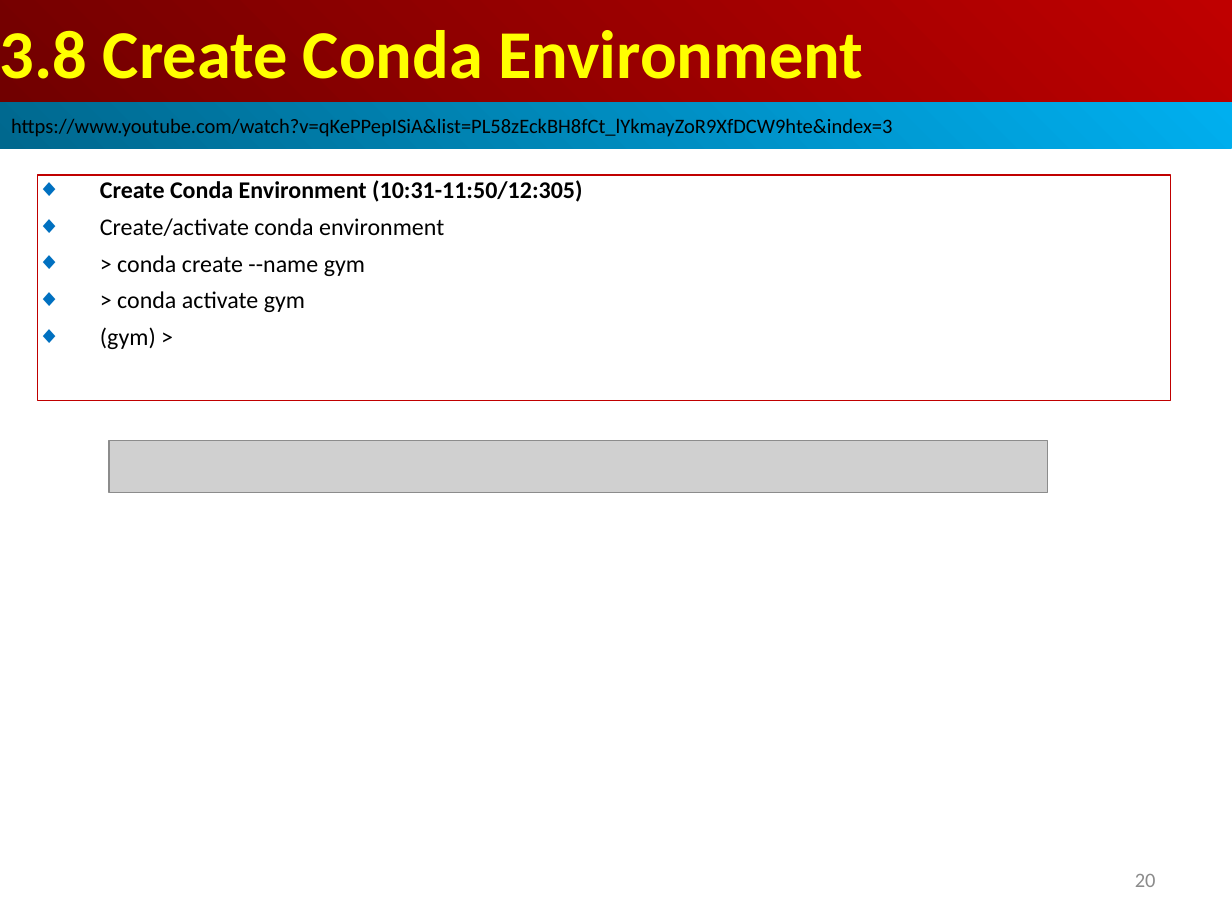
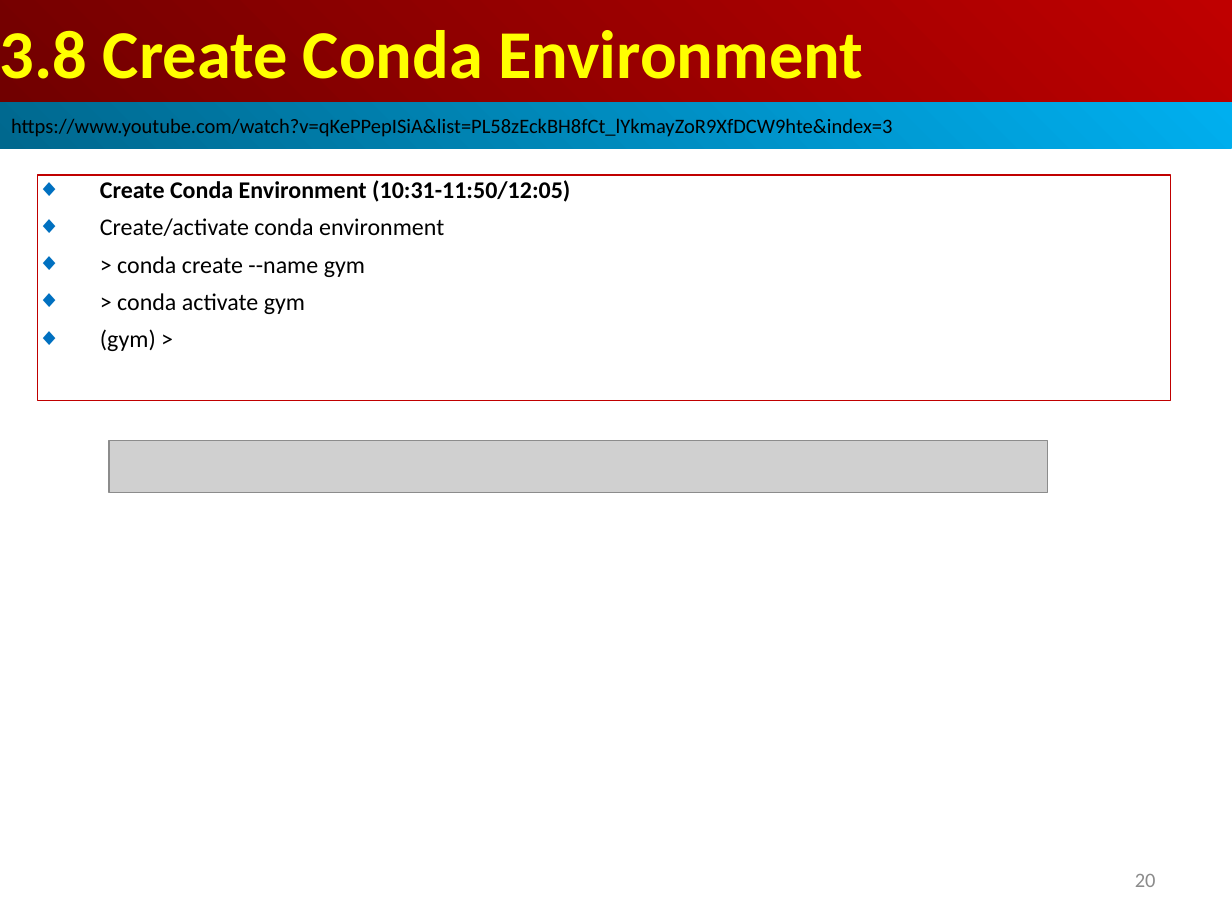
Before and after one commit to peterhchen/AIU_CS513_DRL, a slide deck: slide 20 of 000_DRL_JC/003_CNN_DQL/001_Video/003.05_CNN_DQN_Code.ppt. Drawn at 1232x924 pixels with LibreOffice and Linux fonts; fonts in the diff are those of the drawing; grey boxes stand for pictures. Boxes give left, top, right and bottom in pixels: in the first picture for what was removed or moved away, otherwise in the second. Text is boxed around its words. In the diff, an @@ line names an element or a change of style, - is before the commit and + after.

```diff
--- a/000_DRL_JC/003_CNN_DQL/001_Video/003.05_CNN_DQN_Code.ppt
+++ b/000_DRL_JC/003_CNN_DQL/001_Video/003.05_CNN_DQN_Code.ppt
@@ text in rectangle at (100,180,570,202): text changed @@
-◆ Create Conda Environment (10:31-11:50/12:305)
+◆ Create Conda Environment (10:31-11:50/12:05)
```
Also in this commit, not shown: 19 other slides changed, 2 other files.
